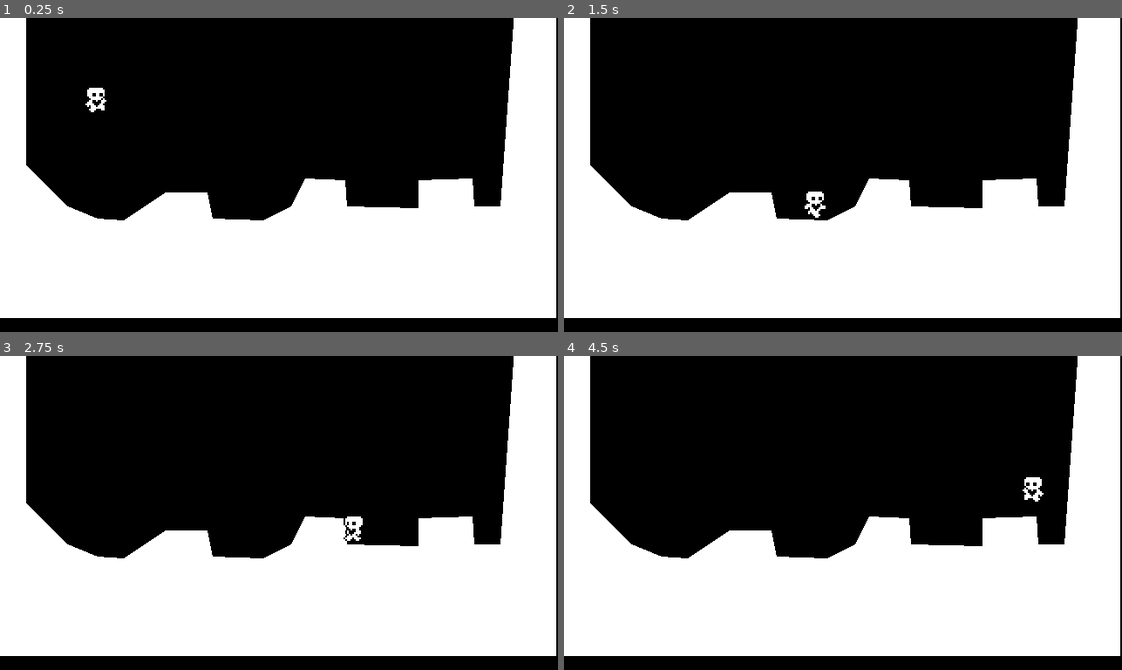
Above: before the commit, frames 1-4 (two rows, left to right).
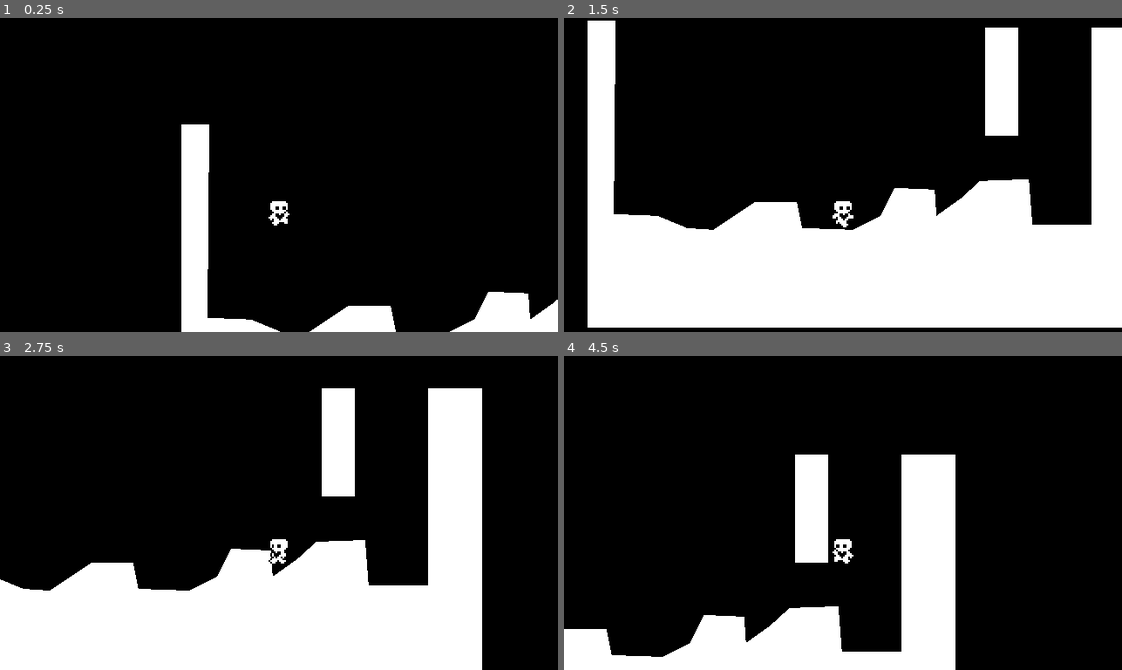
Above: after the commit, the same moments.

Repository: Travisbui/Heart-Platformer
Game: Godot game, scene res://Scenes/world.tscn
Two runs of this game, one before a commit and one after it. Both use one fixed random seed, a clock stepped at 60 frames per second and the inputs below.
Inputs:
- Up to frame 1 (0.25 s): no input
- Up to frame 2 (1.5 s): hold Right (ui_right) from 0.53 s (still down); tap Up (ui_up) at 0.6, 0.77, 1.07, 1.35 s
- Up to frame 3 (2.75 s): tap Up (ui_up) at 1.52, 1.82, 2.1 s; release Right (ui_right) at 2.03 s; hold Left (ui_left) from 2.03 s (still down)
- Up to frame 4 (4.5 s): release Left (ui_left) at 2.78 s; hold Right (ui_right) 2.78-4.28 s; tap Up (ui_up) at 2.85, 3.02, 3.32, 3.6, 3.77, 4.07, 4.35 s; hold Left (ui_left) from 4.28 s (still down)

The runs differ from the first frame. In frame 1, 45% of the frame differs, in the area x 0-100%, y 0-100%; in frame 2, 18%; in frame 3, 31%; in frame 4, 45%.

Commit message:
P4 Almost Done (Wall Jump Bug)

Diff:
--- a/DefaultMovementData.tres
+++ b/DefaultMovementData.tres
@@ -5,8 +5,9 @@
 [resource]
 script = ExtResource("1_0m8v8")
 speed = 100.0
-acceleration = 800.0
+acceleration = 1000.0
 friction = 1000.0
 jump_velocity = -250.0
 gravity_scale = 0.8
 air_resistance = 200.0
+air_acceleration = 400.0
--- a/Scenes/player.gd
+++ b/Scenes/player.gd
@@ -3,6 +3,7 @@
 @export var movement_data : PlayerMovementData
 
 var air_jump = false
+var just_wall_jumped = false
 var gravity = ProjectSettings.get_setting("physics/2d/default_gravity")
 
 @onready var animated_sprite_2d = $AnimatedSprite2D
@@ -11,8 +12,8 @@
 
 func _physics_process(delta):
 	apply_gravity(delta)
+	handle_wall_jump()
 	handle_jump()
-	handle_wall_jump()
 	var input_axis = Input.get_axis("ui_left", "ui_right")
 	handle_acceleration(input_axis, delta)
 	handle_air_acceleration(input_axis, delta)
@@ -24,20 +25,22 @@
 	var just_left_ledge = was_on_floor and not is_on_floor() and velocity.y >= 0
 	if just_left_ledge:
 		coyote_jump_timer.start()
+	just_wall_jumped = false
 
 func apply_gravity(delta):
 	if not is_on_floor():
 		velocity.y += gravity * movement_data.gravity_scale * delta
 
 func handle_wall_jump():
-	if not is_on_wall(): return
+	if not is_on_wall_only(): return
 	var wall_normal = get_wall_normal()
-	if Input.is_action_just_pressed("ui_left") and wall_normal == Vector2.LEFT:
+	if Input.is_action_just_pressed("ui_up") and wall_normal == Vector2.LEFT:
 		velocity.x = wall_normal.x * movement_data.speed
 		velocity.y = movement_data.jump_velocity
-	if Input.is_action_just_pressed("ui_right") and wall_normal == Vector2.RIGHT:
-		velocity.x = wall_normal.x * movement_data.speed
-		velocity.y = movement_data.jump_velocity
+		just_wall_jumped = true
+#	if Input.is_action_just_pressed("ui_up") and wall_normal == Vector2.RIGHT:
+#		velocity.x = wall_normal.x * movement_data.speed
+#		velocity.y = movement_data.jump_velocity
 
 func handle_jump():
 	if is_on_floor(): air_jump = true
@@ -49,8 +52,8 @@
 		if Input.is_action_just_released("ui_up") and velocity.y < movement_data.jump_velocity / 2:
 			velocity.y = movement_data.jump_velocity / 2
 
-		if Input.is_action_just_pressed("ui_up") and air_jump:
-			velocity.y = movement_data.jump_velocity * 0.8
+		if Input.is_action_just_pressed("ui_up") and air_jump and not just_wall_jumped:
+			velocity.y = movement_data.jump_velocity * 1
 			air_jump = false
 
 func apply_friction(input_axis, delta):
--- a/Scenes/player.tscn
+++ b/Scenes/player.tscn
@@ -99,3 +99,6 @@
 [node name="CoyoteJumpTimer" type="Timer" parent="."]
 wait_time = 0.1
 one_shot = true
+
+[node name="Camera2D" type="Camera2D" parent="."]
+position = Vector2(2.08165e-12, -32)
--- a/Scenes/world.tscn
+++ b/Scenes/world.tscn
@@ -1,7 +1,10 @@
-[gd_scene load_steps=3 format=3 uid="uid://co8bnsaimj5c1"]
+[gd_scene load_steps=4 format=3 uid="uid://co8bnsaimj5c1"]
 
 [ext_resource type="Script" path="res://Scenes/world.gd" id="1_bsbbn"]
 [ext_resource type="PackedScene" uid="uid://dt2t2ojpgks4x" path="res://Scenes/player.tscn" id="2_n32ax"]
+
+[sub_resource type="RectangleShape2D" id="RectangleShape2D_6ujip"]
+size = Vector2(19.75, 63)
 
 [node name="World" type="Node2D"]
 script = ExtResource("1_bsbbn")
@@ -10,9 +13,20 @@
 
 [node name="CollisionPolygon2D" type="CollisionPolygon2D" parent="StaticBody2D"]
 position = Vector2(-1, -4)
-polygon = PackedVector2Array(0, 0, 16, 0, 16, 88, 40, 112, 57, 119, 72, 120, 96, 104, 120, 104, 123, 119, 152, 120, 168, 112, 176, 96, 199, 97, 200, 112, 241, 113, 241, 97, 272, 96, 273, 112, 288, 112, 296, 0, 304, 0, 320, 0, 320, 176, 0, 176)
+polygon = PackedVector2Array(0, 0, 16, 0, 15, 111, 40, 112, 57, 119, 72, 120, 96, 104, 120, 104, 123, 119, 152, 120, 168, 112, 176, 96, 199, 97, 200, 112, 214, 102, 225, 92, 253, 91, 255, 117, 289, 117, 289, 4, 320, 4, 320, 15, 320, 176, 0, 176)
 
 [node name="Polygon2D" type="Polygon2D" parent="StaticBody2D/CollisionPolygon2D"]
 
 [node name="Player" parent="." instance=ExtResource("2_n32ax")]
 position = Vector2(55, 31)
+
+[node name="StaticBody2D2" type="StaticBody2D" parent="."]
+
+[node name="CollisionShape2D" type="CollisionShape2D" parent="StaticBody2D2"]
+position = Vector2(236, 31)
+shape = SubResource("RectangleShape2D_6ujip")
+
+[node name="ColorRect" type="ColorRect" parent="StaticBody2D2"]
+offset_left = 227.0
+offset_right = 246.0
+offset_bottom = 62.0
